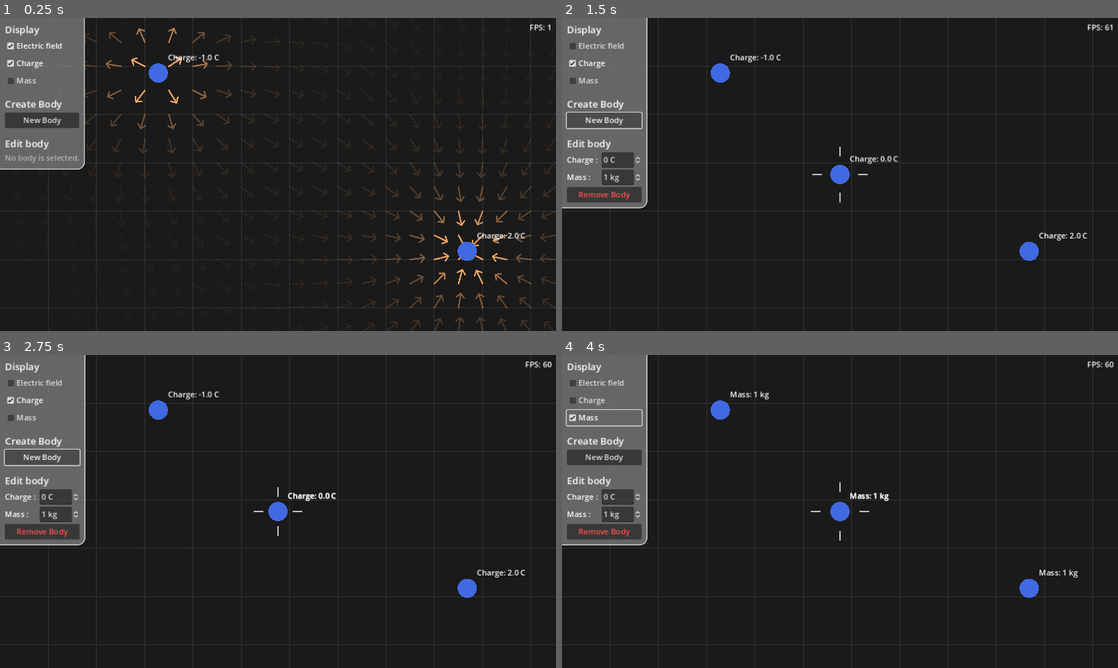
Above: before the commit, frames 1-4 (two rows, left to right).
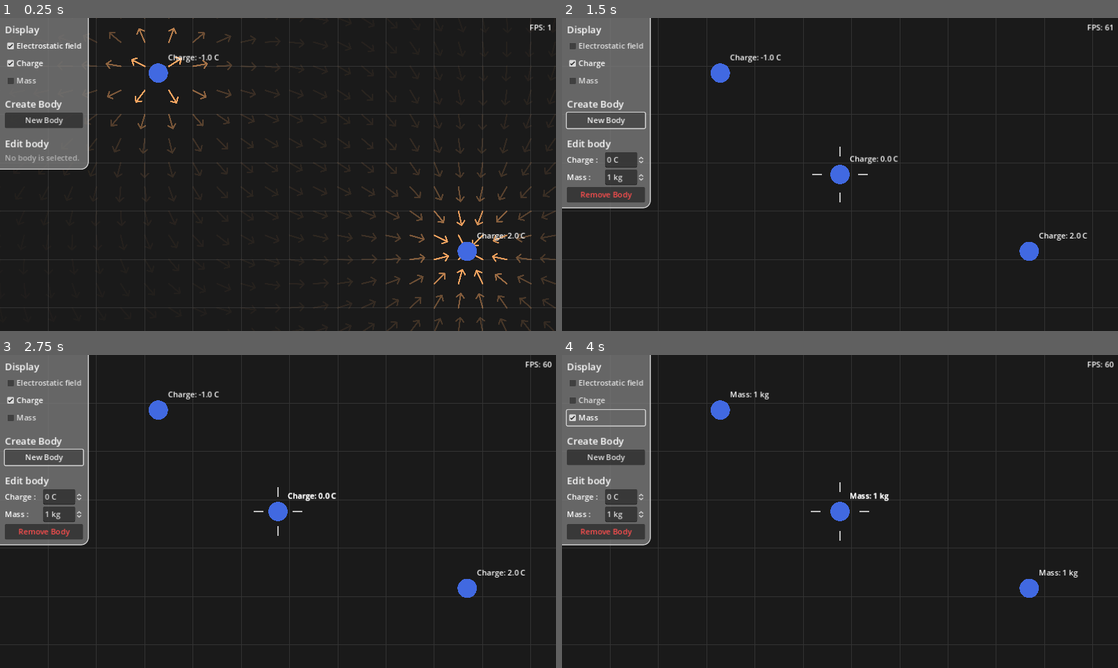
Above: after the commit, the same moments.

Repository: itsRed-v2/Godot-Fields
Game: Godot game, scene res://main/main.tscn
Two runs of this game, one before a commit and one after it. Both use one fixed random seed, a clock stepped at 60 frames per second and the inputs below.
Inputs:
- Up to frame 1 (0.25 s): no input
- Up to frame 2 (1.5 s): click "Electric field" (after the commit: "Electrostatic field") at 0.5 s; click "New Body" at 1.25 s
- Up to frame 3 (2.75 s): click "New Body" at 2 s
- Up to frame 4 (4 s): click "Charge" at 2.75 s; click "Mass" at 3.5 s

The runs differ from the first frame. In frame 1, 0.6% of the frame differs, in the area x 4-16%, y 0-49%; in frame 2, 1.1%; in frame 3, 1.1%; in frame 4, 1.1%, in the area x 3-16%, y 0-61%.

Commit message:
Tidy: changement de "Electric" à "Electrostatic"

Diff:
--- a/hud/hud.tscn
+++ b/hud/hud.tscn
@@ -32,7 +32,7 @@
 
 [node name="ElecticFieldCheckBox" type="CheckBox" parent="PanelContainer/MarginContainer/BoxContainer"]
 layout_mode = 2
-text = "Electric field"
+text = "Electrostatic field"
 
 [node name="ChargesCheckBox" type="CheckBox" parent="PanelContainer/MarginContainer/BoxContainer"]
 layout_mode = 2
